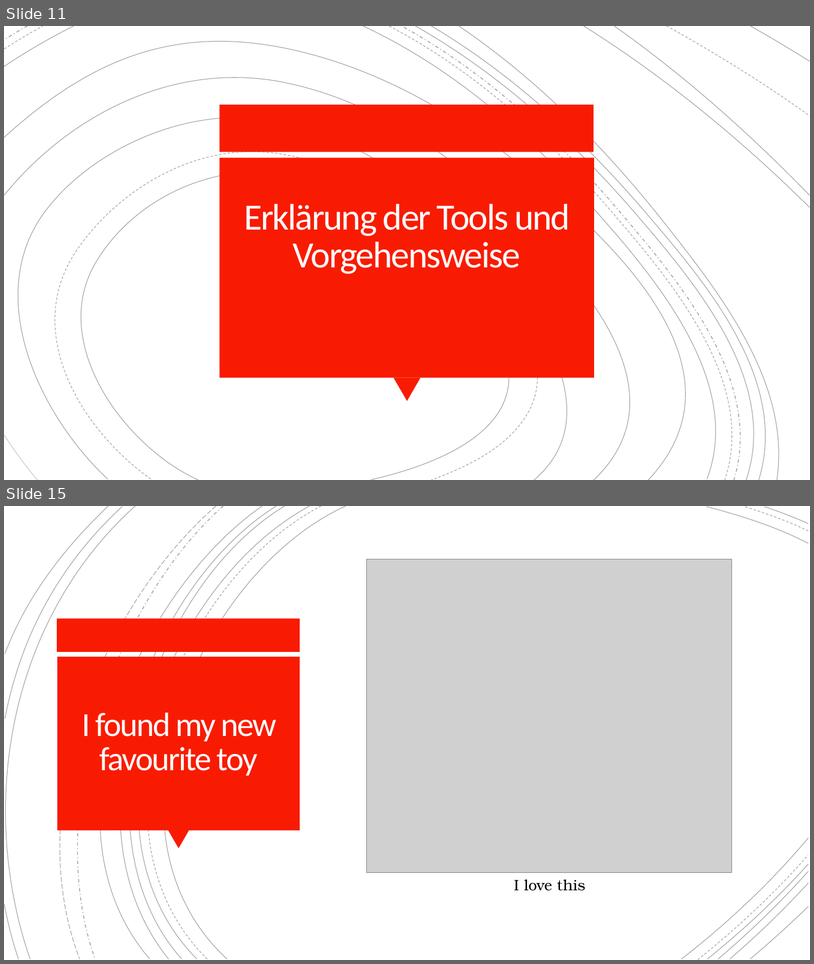
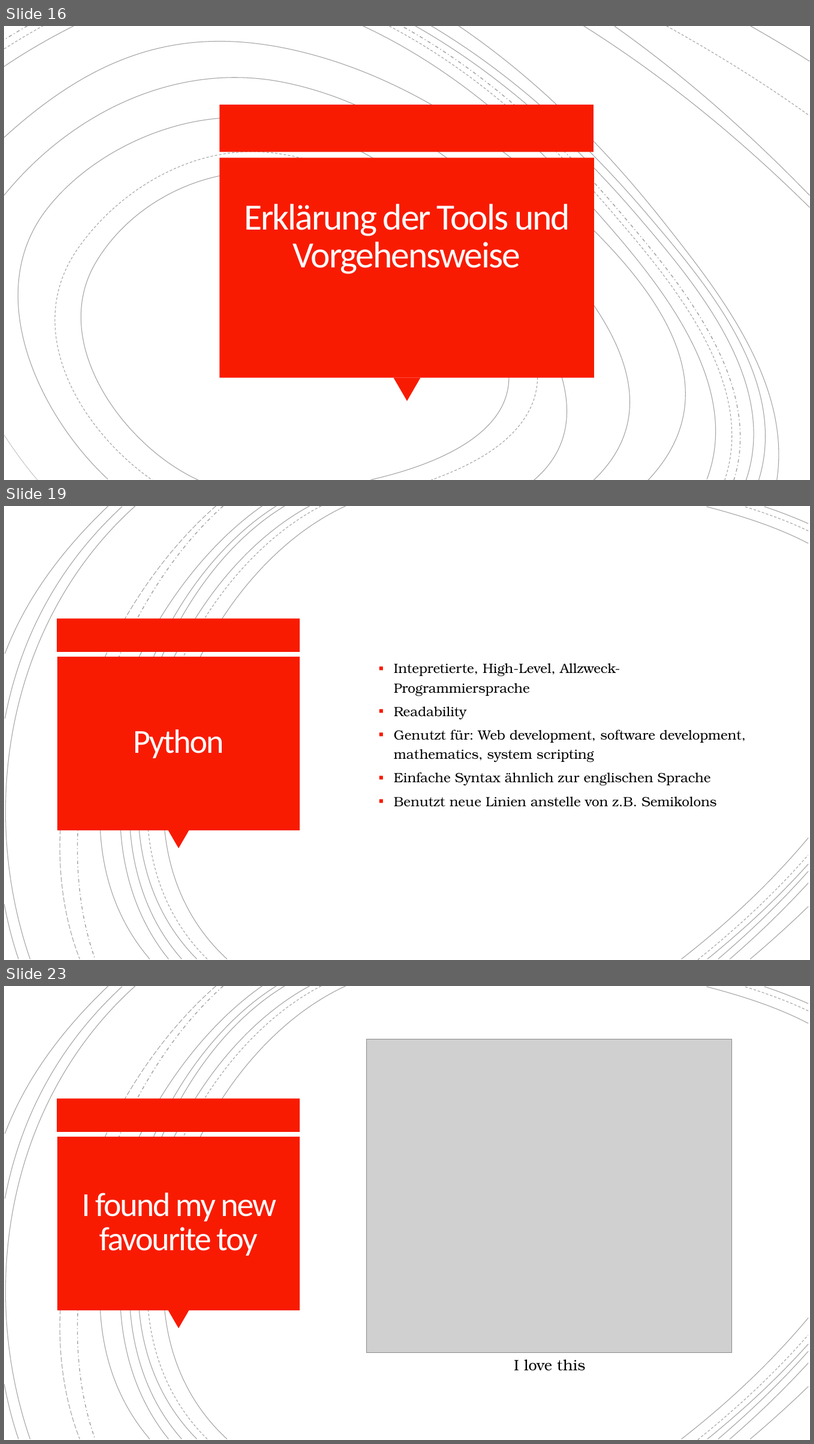
Before and after one commit to OstfriesenBI/PredmiRNA, a slide deck: presentation/projectpresentation.pptx. Shown one above the other, each under a label of ours: slides 11 and 15 before the commit, slides 16, 19 and 23 after it; the slides between them are not shown. The pictures are 814x964 and 814x1444 pixels, drawn with LibreOffice and Linux fonts; fonts in the diff are those of the drawing; grey boxes stand for pictures. Boxes give left, top, right and bottom in pixels: in the first picture for what was removed or moved away, otherwise in the second. Text is boxed around its words. In the diff, an @@ line names an element or a change of style, - is before the commit and + after.

```diff
--- a/presentation/projectpresentation.pptx
+++ b/presentation/projectpresentation.pptx
@@ slide 19 added at (4,506,810,960), background #FFFFFF; not listed: 21 template elements that a slide beside it also shows @@
@@ group added at (4,506,809,960): 21 freeform shapes @@
@@ rectangle added at (57,619,300,652), fill #F81B02 @@
@@ rectangle added at (57,657,300,830), fill #F81B02 @@
@@ text added at (394,663,746,807), 16 pt, text #000000 @@
+  ▪ Intepretierte, High-Level, Allzweck-Programmiersprache
+  ▪ Readability
+  ▪ Genutzt für: Web development, software development, mathematics, system scripting
+  ▪ Einfache Syntax ähnlich zur englischen Sprache
+  ▪ Benutzt neue Linien anstelle von z.B. Semikolons
@@ title added at (133,729,224,758), 40 pt, text #FFFEFF @@
+Python
@@ triangle added at (168,830,189,849), fill #F81B02 @@
@@ what was slide 11 is now slide 16 @@
@@ what was slide 15 is now slide 23 @@
```
Also in this commit, not shown: 3 slides changed, 9 other slides added, 2 slides removed.
